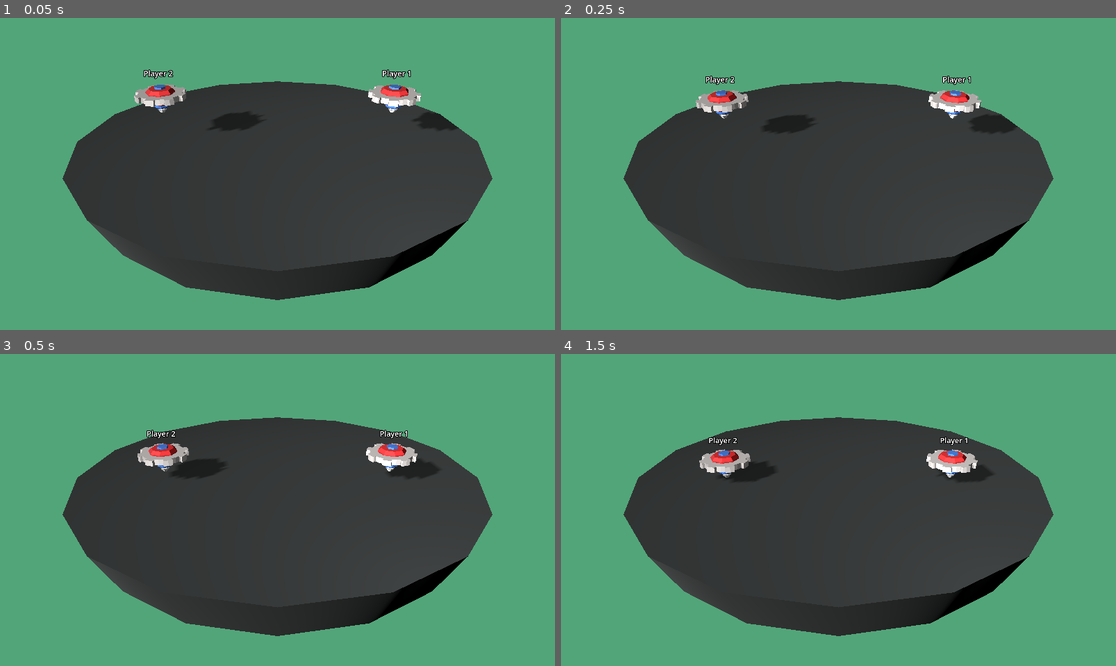
Above: before the commit, frames 1-4 (two rows, left to right).
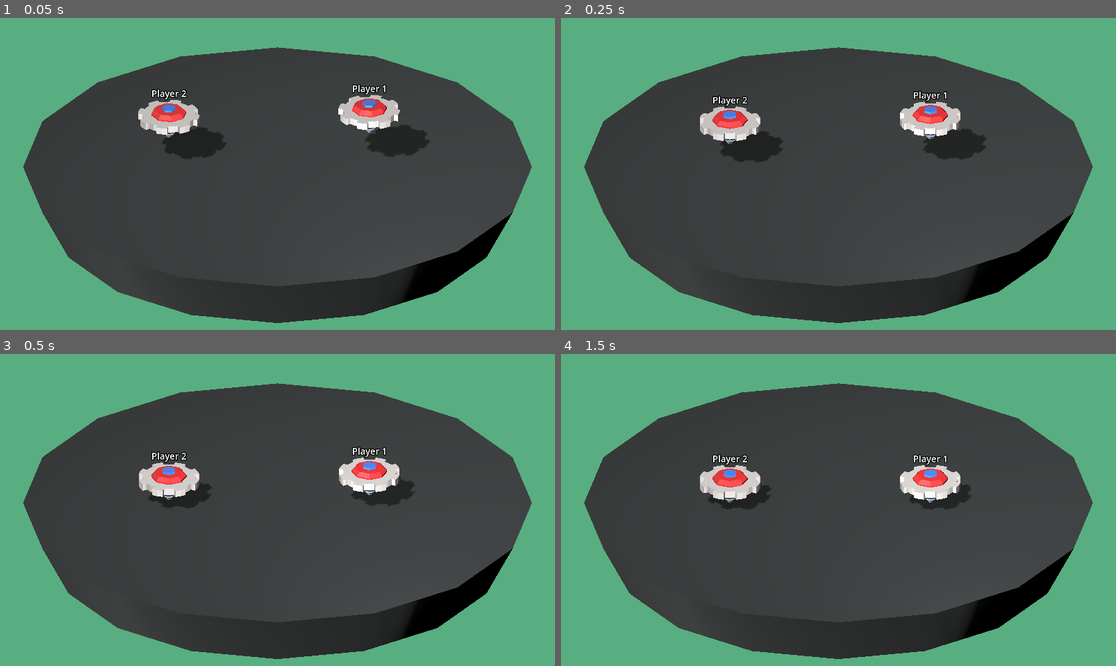
Above: after the commit, the same moments.

Repository: LucasFASouza/pioes-de-batalha
Game: Godot game, scene res://Scenes/battle.tscn
Same seed, same stepped clock (60 frames per second), same inputs: the game is played once before the commit and once after it.
Inputs:
- Up to frame 1 (0.05 s): no input
- Up to frame 2 (0.25 s): no input
- Up to frame 3 (0.5 s): no input
- Up to frame 4 (1.5 s): tap Enter at 1.25 s

The runs differ from the first frame. In frame 1, 26% of the frame differs, in the area x 4-96%, y 9-98%; in frame 2, 27%; in frame 3, 27%; in frame 4, 27%.

Commit message:
Add explosion

Diff:
--- a/Scenes/battle.tscn
+++ b/Scenes/battle.tscn
@@ -28,7 +28,7 @@
 
 [sub_resource type="Environment" id="Environment_gb6jl"]
 background_mode = 1
-background_color = Color(0.320157, 0.645432, 0.474079, 1)
+background_color = Color(0.343766, 0.68192, 0.503215, 1)
 sky = SubResource("Sky_kknsv")
 ambient_light_source = 1
 ssao_enabled = true
@@ -44,6 +44,12 @@
 transform = Transform3D(1, 0, 0, 0, 1, 0, 0, 0, 1, 0, -7.02221, 0)
 shape = SubResource("BoxShape3D_sxka1")
 
+[node name="WinnerLabel" type="Label3D" parent="GameManager"]
+transform = Transform3D(1, 0, 0, 0, 1, 0, 0, 0, 1, 0, 2.005, 10)
+visible = false
+pixel_size = 0.05
+text = "Jogador N Venceu! :)"
+
 [node name="Stadium" type="StaticBody3D" parent="."]
 metadata/_edit_group_ = true
 
@@ -55,20 +61,25 @@
 mesh = SubResource("CylinderMesh_xc2o3")
 
 [node name="DirectionalLight3D" type="DirectionalLight3D" parent="."]
-transform = Transform3D(0.552131, 0.468494, -0.689684, -0.200996, 0.877596, 0.435231, 0.809167, -0.101681, 0.578714, -21.9832, 14.2097, 4.60427)
+transform = Transform3D(0.365336, 0.872399, -0.324731, -0.544227, 0.483187, 0.685818, 0.755212, -0.0738271, 0.651309, -38.883, 11.315, 21.394)
 shadow_enabled = true
 shadow_opacity = 0.71
 shadow_blur = 8.144
+sky_mode = 1
 
 [node name="Camera3D" type="Camera3D" parent="."]
-transform = Transform3D(1, 0, 0, 0, 0.882947, 0.469471, 0, -0.469471, 0.882947, 0, 10, 20)
+transform = Transform3D(1, 0, 0, 0, 0.882948, 0.469471, 0, -0.469471, 0.882948, 0, 10, 17.458)
+projection = 1
 fov = 35.5
+size = 11.031
+near = 0.001
+far = 35.0
 
 [node name="Player 1" parent="." instance=ExtResource("1_rnlff")]
-transform = Transform3D(1, 0, 0, 0, 1, 0, 0, 0, 1, 5, 2.90506, 0)
+transform = Transform3D(1, 0, 0, 0, 1, 0, 0, 0, 1, 3.25328, 2.90506, 0)
 
 [node name="Player 2" parent="." instance=ExtResource("1_rnlff")]
-transform = Transform3D(1, 0, 0, 0, 1, 0, 0, 0, 1, -5, 2.90506, 0)
+transform = Transform3D(1, 0, 0, 0, 1, 0, 0, 0, 1, -3.84164, 2.71019, 0)
 player_number = "2"
 
 [node name="WorldEnvironment" type="WorldEnvironment" parent="."]
--- /dev/null
+++ b/Scenes/explosion.tscn
@@ -0,0 +1,57 @@
+[gd_scene load_steps=10 format=3 uid="uid://cwy5verpybhah"]
+
+[ext_resource type="Script" path="res://Scripts/explosion.gd" id="1_gxw2k"]
+[ext_resource type="AudioStream" uid="uid://cjg74rnwf23dr" path="res://Assets/hit.wav" id="2_edjo3"]
+
+[sub_resource type="Gradient" id="Gradient_colorful"]
+offsets = PackedFloat32Array(0, 0, 0, 1)
+colors = PackedColorArray(1, 1, 0.8, 1, 1, 0.3, 0, 1, 0.8, 0.1, 0, 0, 1, 0.6, 0.2, 1)
+
+[sub_resource type="GradientTexture1D" id="GradientTexture1D_colorful"]
+gradient = SubResource("Gradient_colorful")
+
+[sub_resource type="Curve" id="Curve_rdmk7"]
+_data = [Vector2(0, 1), 0.0, 0.0, 0, 0, Vector2(0.728707, 0.991844), 0.0, 0.0, 0, 0, Vector2(1, 0), 0.0, 0.0, 0, 0]
+point_count = 3
+
+[sub_resource type="CurveTexture" id="CurveTexture_v0j2i"]
+curve = SubResource("Curve_rdmk7")
+
+[sub_resource type="ParticleProcessMaterial" id="ParticleProcessMaterial_2g367"]
+particle_flag_align_y = true
+spread = 180.0
+initial_velocity_min = 7.0
+initial_velocity_max = 8.0
+scale_min = 0.2
+scale_max = 0.6
+scale_curve = SubResource("CurveTexture_v0j2i")
+color = Color(1, 0.9, 0.3, 1)
+color_ramp = SubResource("GradientTexture1D_colorful")
+
+[sub_resource type="StandardMaterial3D" id="StandardMaterial3D_1gtug"]
+albedo_color = Color(0.997561, 0.5449, 0, 1)
+emission_enabled = true
+emission = Color(0.996078, 0.545098, 0, 1)
+emission_energy_multiplier = 2.5
+
+[sub_resource type="CylinderMesh" id="CylinderMesh_em56x"]
+material = SubResource("StandardMaterial3D_1gtug")
+top_radius = 0.1
+bottom_radius = 0.0
+height = 1.0
+
+[node name="Explosion" type="Node3D"]
+script = ExtResource("1_gxw2k")
+
+[node name="Debris" type="GPUParticles3D" parent="."]
+emitting = false
+amount = 16
+lifetime = 0.25
+one_shot = true
+explosiveness = 1.0
+fixed_fps = 60
+process_material = SubResource("ParticleProcessMaterial_2g367")
+draw_pass_1 = SubResource("CylinderMesh_em56x")
+
+[node name="ExplosionSouns" type="AudioStreamPlayer3D" parent="."]
+stream = ExtResource("2_edjo3")
--- a/Scenes/piao.tscn
+++ b/Scenes/piao.tscn
@@ -12,9 +12,6 @@
 radius = 1.1
 
 [node name="Piao" type="CharacterBody3D"]
-axis_lock_angular_x = true
-axis_lock_angular_y = true
-axis_lock_angular_z = true
 script = ExtResource("1_uqhqe")
 
 [node name="CollisionShape3D" type="CollisionShape3D" parent="."]
--- /dev/null
+++ b/Scripts/explosion.gd
@@ -0,0 +1,19 @@
+extends Node3D
+
+@onready var debris = $Debris
+@onready var explosion_souns: AudioStreamPlayer3D = $ExplosionSouns
+
+func explode(impact_force: float = 1.0):
+	var scale_multiplier = clamp(impact_force / 10.0, 0.3, 3.0)
+	scale = Vector3.ONE * scale_multiplier
+
+	var base_amount = 16
+	debris.amount = int(base_amount * clamp(scale_multiplier, 0.5, 3))
+
+	debris.emitting = true
+
+	explosion_souns.pitch_scale = randf_range(0.8, 1.2)
+	explosion_souns.play()
+
+	await get_tree().create_timer(0.5).timeout
+	queue_free()
--- a/Scripts/game_manager.gd
+++ b/Scripts/game_manager.gd
@@ -1,4 +1,19 @@
 extends Node3D
 
+@onready var winner_label: Label3D = $WinnerLabel
+var is_game_over := false
+
 func _on_area_3d_body_entered(body: Node3D) -> void:
+	if is_game_over:
+		return
+
+	is_game_over = true
+
+	var fallen_player = body.player_number
+	var winner_player = "1" if fallen_player == "2" else "2"
+
+	winner_label.text = "Jogador " + winner_player + " Venceu! :)"
+	winner_label.visible = true
+
+	await get_tree().create_timer(1.5).timeout
 	get_tree().reload_current_scene()
--- a/Scripts/piao.gd
+++ b/Scripts/piao.gd
@@ -13,6 +13,11 @@
 @export var player_number := "1"
 @onready var label_3d: Label3D = $Label3D
 
+var collision_stun_time := 0.0
+var stun_duration := 0.3
+
+const EXPLOSION_SCENE = preload("res://Scenes/explosion.tscn")
+
 func _ready() -> void:
 	label_3d.text = "Player " + player_number
 
@@ -22,31 +27,53 @@
 
 	gfx.rotate_y(deg_to_rad(spin_speed * delta))
 
-	var input_dir := Input.get_vector(
-		"left_" + player_number,
-		"right_" + player_number,
-		"up_" + player_number,
-		"down_" + player_number
-		)
+	if collision_stun_time > 0:
+		collision_stun_time -= delta
 
-	var direction := (transform.basis * Vector3(input_dir.x, 0, input_dir.y)).normalized()
+	if collision_stun_time <= 0:
+		var input_dir := Input.get_vector(
+			"left_" + player_number,
+			"right_" + player_number,
+			"up_" + player_number,
+			"down_" + player_number
+			)
 
-	velocity = lerp(velocity, direction * max_speed, friction)
+		var direction := (transform.basis * Vector3(input_dir.x, 0, input_dir.y)).normalized()
+
+		velocity = lerp(velocity, direction * max_speed, friction)
 
 	move_and_slide()
 
 
 func _on_area_3d_body_entered(body: Node3D) -> void:
-	if body is CharacterBody3D:
+	if body is CharacterBody3D and body != self:
 		print(self.name + " collided with " + body.name)
 
 		var collision_direction = (global_transform.origin - body.global_transform.origin).normalized()
-		var relative_velocity = velocity - body.velocity
 
-		var impact_speed = relative_velocity.length()
+		var my_speed = velocity.length()
+		var other_speed = body.velocity.length()
 
-		# Ensure a minimum bounce strength to always apply some repelling force
-		var bounce_strength = max(impact_speed * bounce_factor, min_bounce_strength)
+		var total_speed = my_speed + other_speed
+		var push_force = max(total_speed * bounce_factor, min_bounce_strength)
 
-		body.velocity -= collision_direction * bounce_strength
-		velocity += collision_direction * min_bounce_strength
+		var collision_point = (global_transform.origin + body.global_transform.origin) * 0.5
+
+		var explosion = EXPLOSION_SCENE.instantiate()
+		get_tree().current_scene.add_child(explosion)
+		explosion.global_transform.origin = collision_point
+		explosion.explode(push_force)
+
+		if total_speed > 0.1:
+
+			var my_knockback_multiplier = other_speed / total_speed
+			var other_knockback_multiplier = my_speed / total_speed
+
+			velocity += collision_direction * push_force * my_knockback_multiplier
+			body.velocity -= collision_direction * push_force * other_knockback_multiplier
+		else:
+			velocity += collision_direction * min_bounce_strength
+			body.velocity -= collision_direction * min_bounce_strength
+
+		collision_stun_time = stun_duration
+		body.collision_stun_time = stun_duration
Not shown, added: Assets/hit.wav.import
Not shown, added: Assets/pieces/Attack2_SFX.mp3.import
Not shown, added: Assets/hit.wav
Not shown, added: Assets/pieces/Attack2_SFX.mp3
